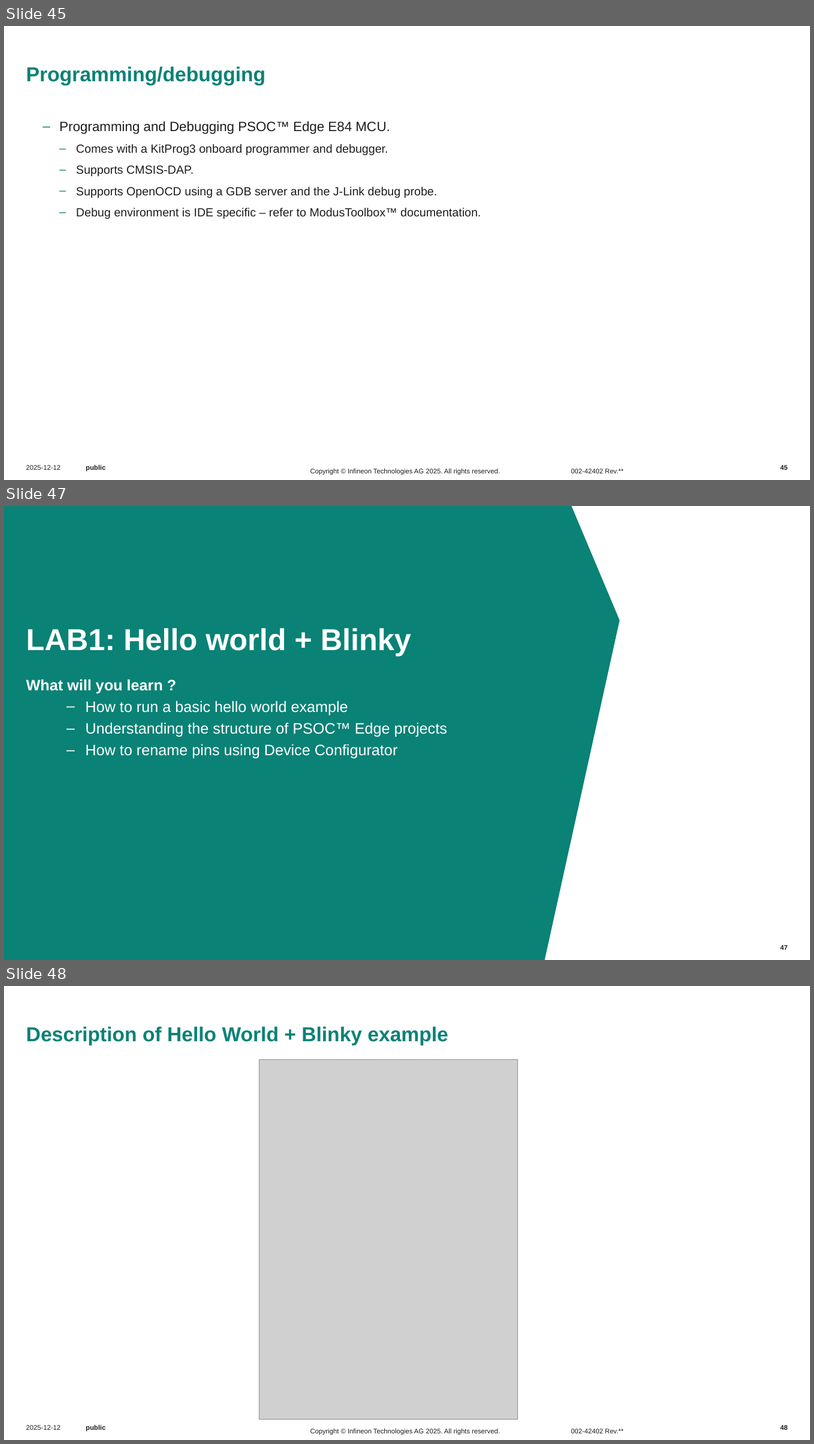
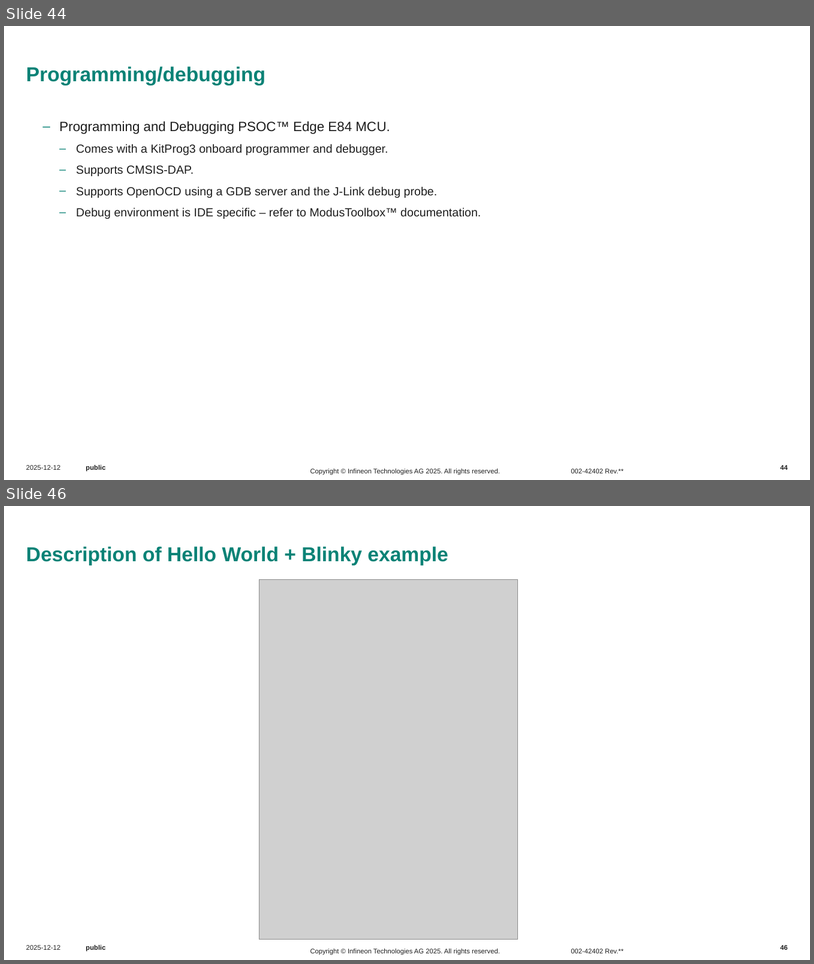
Before and after one commit to luisreynosoIFX/mtb-training-psoc-edge-e84-intro-ecosystem, a slide deck: .internal/Presentation/PSE84_Introductory_Ecosystem_E2.pptx. Shown one above the other, each under a label of ours: slides 45, 47 and 48 before the commit, slides 44 and 46 after it; the slides between them are not shown. The pictures are 814x1444 and 814x964 pixels, drawn with LibreOffice and Linux fonts; fonts in the diff are those of the drawing; grey boxes stand for pictures; background and template pictures are left out. Boxes give left, top, right and bottom in pixels: in the first picture for what was removed or moved away, otherwise in the second. Text is boxed around its words. In the diff, an @@ line names an element or a change of style, - is before the commit and + after.

```diff
--- a/.internal/Presentation/PSE84_Introductory_Ecosystem_E2.pptx
+++ b/.internal/Presentation/PSE84_Introductory_Ecosystem_E2.pptx
@@ slide 47 removed at (4, 506, 810, 960), background #FFFFFF; not listed: 1 template element that a slide beside it also shows @@
@@ freeform shape removed at (4, 506, 620, 960) @@
@@ title removed at (26, 628, 411, 655) @@
-LAB1: Hello world + Blinky
@@ text removed at (26, 679, 447, 759) @@
-What will you learn ?
-  ‒ How to run a basic hello world example
-  ‒ Understanding the structure of PSOC™ Edge projects
-  ‒ How to rename pins using Device Configurator
@@ what was slide 45 is now slide 44 @@
@@ page number at (780, 465, 788, 469): text changed @@
-45
+44
@@ what was slide 48 is now slide 46 @@
```
Also in this commit, not shown: 7 slides changed, 2 other slides removed, 5 other files.
